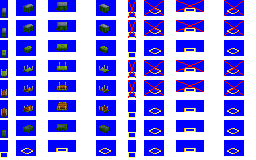
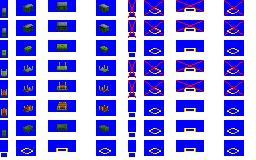
The second w=256, h=160 image is a revision of the first. Changes to its layers:
painted on "small wagon" over bbox(27, 26, 105, 32)
